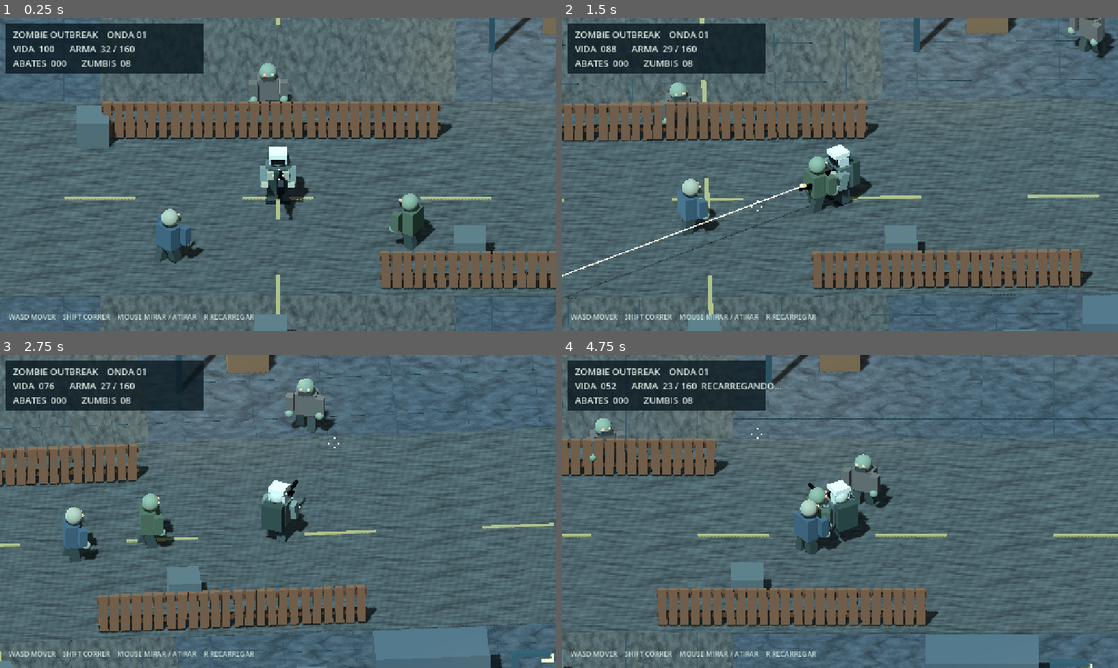
Above: before the commit, frames 1-4 (two rows, left to right).
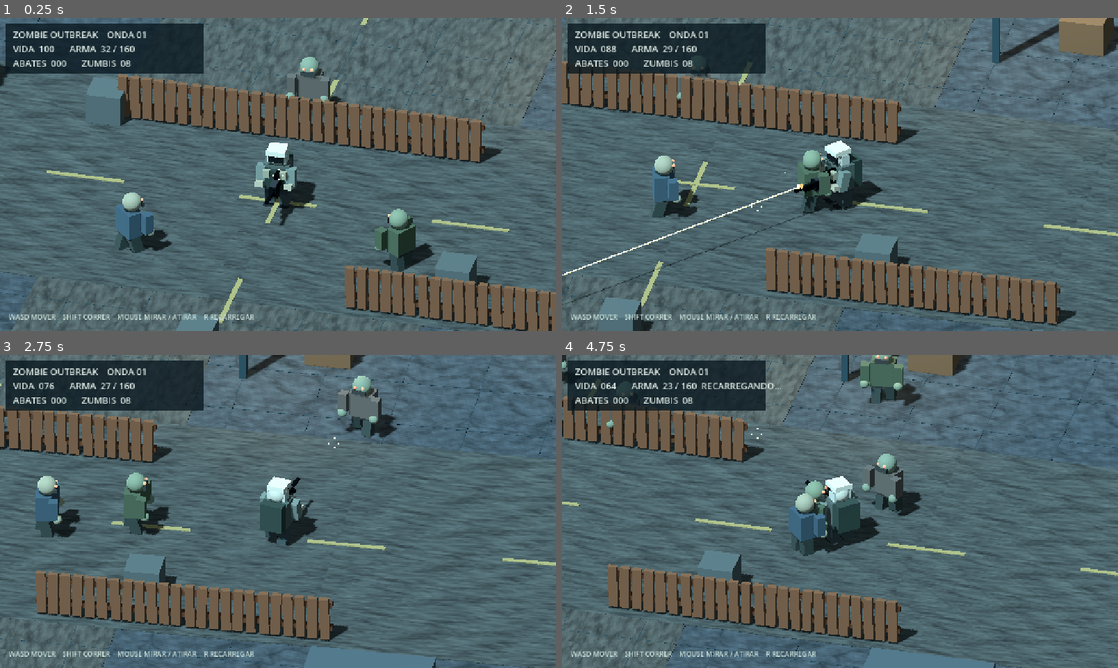
Above: after the commit, the same moments.

Repository: lulualcides-sys/Zumbi
Game: Godot game, scene res://scenes/Main.tscn
The game is run twice, just before and just after one commit, with the same random seed, the same clock (stepped at 60 frames per second) and the same inputs.
Inputs (mouse positions are in pixels of both pictures, inside the frame that each line leads up to):
- Up to frame 1 (0.25 s): no input
- Up to frame 2 (1.5 s): tap Enter at 0.5 s; move the mouse to (962, 158) at 0.52 s; hold D 0.53-1.25 s; hold Enter 0.53-1.25 s; click (962, 158) at 0.67 s; drag from (728, 190) to (812, 237) at 1.27 s
- Up to frame 3 (2.75 s): move the mouse to (333, 442) at 2.02 s; hold D from 2.03 s (still down); hold Shift from 2.03 s (still down)
- Up to frame 4 (4.75 s): release D at 2.75 s; release Shift at 2.75 s; drag from (812, 574) to (673, 464) at 2.77 s; move the mouse to (1006, 558) at 3.52 s; hold A 3.53-4.25 s; hold R 3.53-4.25 s; drag from (673, 464) to (756, 433) at 4.27 s

The runs differ from the first frame. In frame 1, 28% of the frame differs, in the area x 0-100%, y 0-100%; in frame 2, 31%; in frame 3, 27%; in frame 4, 28%.

Commit message:
feat(camera): tighter angled 3/4 shot for readable soldier and rifle

Diff:
--- a/scripts/Main.gd
+++ b/scripts/Main.gd
@@ -15,7 +15,7 @@
 const MAX_ENEMIES := 26
 const WORLD_LIMIT := 17.0
 const MOBILE_AUTO_RANGE := 14.0
-const CAMERA_OFFSET := Vector3(0.0, 9.3, 14.2)
+const CAMERA_OFFSET := Vector3(3.6, 9.0, 14.5)
 
 var rng := RandomNumberGenerator.new()
 var player: CharacterBody3D
@@ -183,7 +183,7 @@
     camera = Camera3D.new()
     camera.name = "ThreeQuarterCamera"
     camera.projection = Camera3D.PROJECTION_ORTHOGONAL
-    camera.size = 8.8
+    camera.size = 7.9
     camera.near = 0.1
     camera.far = 110.0
     camera.current = true
